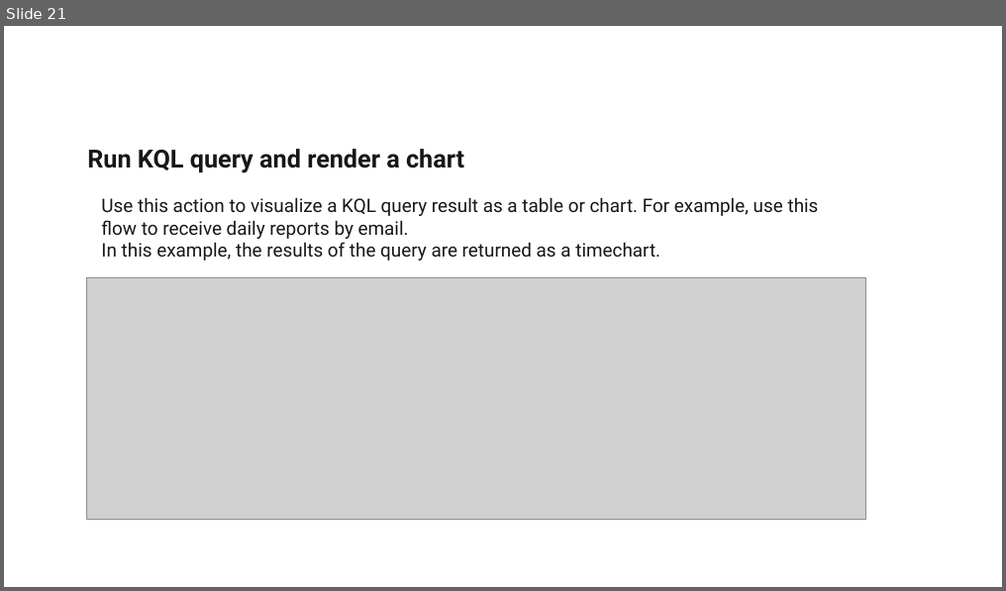
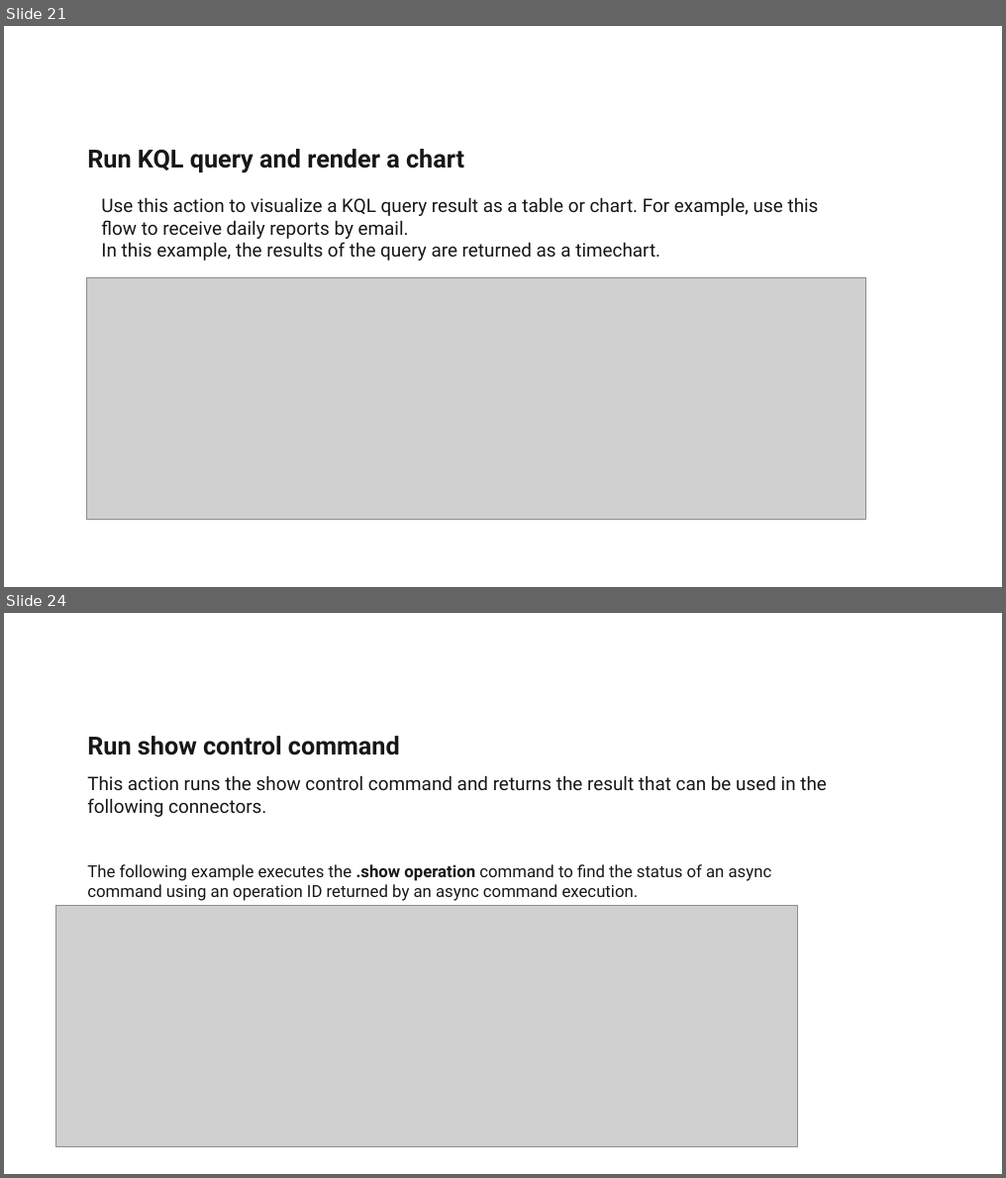
Before and after one commit to Deloitte-Azure-Accelerators/DataExplorer, a slide deck: Azure Data Explorer.pptx. Shown one above the other, each under a label of ours: slide 21 before the commit, slides 21 and 24 after it; the slides between them are not shown. The pictures are 1006x591 and 1006x1178 pixels, drawn with LibreOffice and Linux fonts; fonts in the diff are those of the drawing; grey boxes stand for pictures; background and template pictures are left out. Boxes give left, top, right and bottom in pixels: in the first picture for what was removed or moved away, otherwise in the second. Text is boxed around its words. In the diff, an @@ line names an element or a change of style, - is before the commit and + after.

```diff
--- a/Azure Data Explorer.pptx
+++ b/Azure Data Explorer.pptx
@@ slide 24 added at bbox=[4, 613, 1002, 1174], background #FFFFFF; not listed: 1 template element that a slide beside it also shows @@
@@ text added at bbox=[87, 736, 400, 756], 24 pt, text #171717, bold @@
+Run show control command
@@ text added at bbox=[87, 775, 827, 817], 18 pt, text #171717 @@
+This action runs the show control command and returns the result that can be used in the following connectors.
@@ text added at bbox=[87, 864, 772, 901], 16 pt, text #171717 @@
+The following example executes the .show operation command to find the status of an async command using an operation ID returned by an async command execution.
@@ picture added at bbox=[55, 905, 798, 1147] @@
```
Also in this commit, not shown: 17 other slides added.
